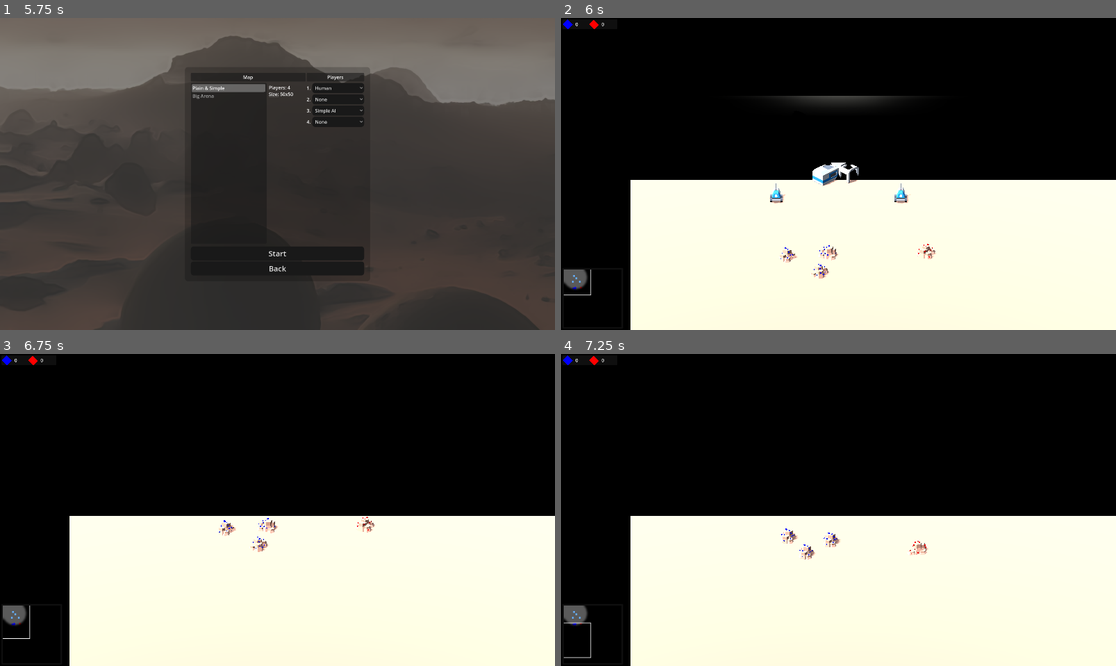
Above: before the commit, frames 1-4 (two rows, left to right).
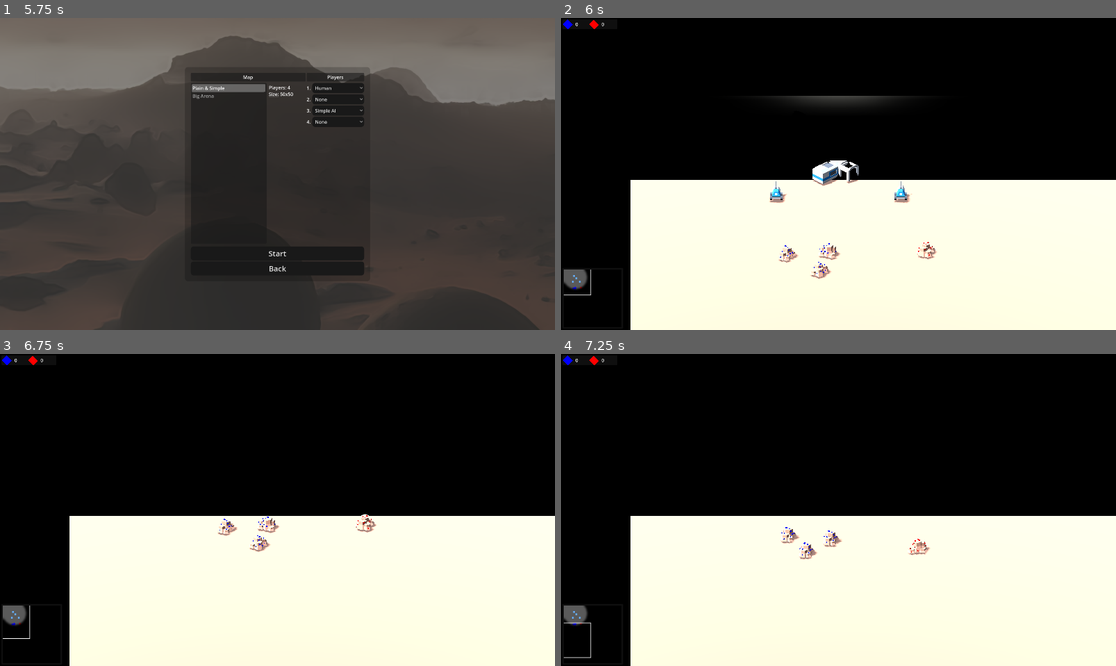
Above: after the commit, the same moments.

Repository: natelindev/command-horizon
Game: Godot game, scene res://source/Main.tscn
Two runs of this game, one before a commit and one after it. Both use one fixed random seed, a clock stepped at 60 frames per second and the inputs below.
Inputs (mouse positions are in pixels of both pictures, inside the frame that each line leads up to):
- Up to frame 1 (5.75 s): move the mouse to (399, 158) at 0.52 s; hold D (move_map_right) 0.53-1.28 s; hold Space (frame_incrementer_step) 0.53-1.28 s; click (399, 158) at 0.67 s; tap Enter at 1.25, 3.5 s; move the mouse to (166, 189) at 1.27 s; hold S (move_map_down) 1.28-2.03 s; tap Delete (god_mode_delete_units) at 1.35, 4.35 s; move the mouse to (333, 105) at 2.02 s; hold D (move_map_right) 2.03-2.78 s; hold R (rotate_structure) 2.03-2.78 s; tap Space (frame_incrementer_step) at 2.75 s; move the mouse to (249, 236) at 2.77 s; hold W (move_map_up) 2.78-3.53 s; tap Shift (shift_selecting) at 2.85 s; click (249, 236) at 2.92 s; move the mouse to (444, 220) at 3.52 s; hold Space (frame_incrementer_step) 3.53-4.28 s; hold A (move_map_left) 3.53-5 s; move the mouse to (111, 127) at 4.27 s; click "Play" at 5 s
- Up to frame 2 (6 s): click "Start" at 5.75 s
- Up to frame 3 (6.75 s): tap Enter at 6.5 s; move the mouse to (305, 510) at 6.52 s; hold S (move_map_down) from 6.53 s (still down); hold R (rotate_structure) from 6.53 s (still down); click (305, 510) at 6.67 s
- Up to frame 4 (7.25 s): keep holding S (move_map_down); keep holding R (rotate_structure)

Frame 1 is identical in both runs. In frame 2, 0.7% of the frame differs, in the area x 37-68%, y 45-84%; in frame 3, 0.3%; in frame 4, 0.3%.

Commit message:
Improve navigation/agent-related settings, #74

Diff:
--- a/source/match/Match.tscn
+++ b/source/match/Match.tscn
@@ -97,9 +97,12 @@
 geometry_collision_mask = 4278190082
 geometry_source_geometry_mode = 2
 geometry_source_group_name = &"terrain_navigation_input"
-agent_height = 2.0
-agent_radius = 1.0
+cell_size = 0.3
+cell_height = 0.3
+agent_height = 1.8
+agent_radius = 0.9
 agent_max_climb = 0.0
+edge_max_error = 1.0
 
 [sub_resource type="ViewportTexture" id="ViewportTexture_vu2gm"]
 viewport_path = NodePath("FogOfWar/CombinedViewport")
--- a/source/match/MatchConstants.gd
+++ b/source/match/MatchConstants.gd
@@ -41,9 +41,9 @@
 	const PLANE = Plane(Vector3.UP, 0)
 
 	class Navmesh:
-		const CELL_SIZE = 0.25
-		const CELL_HEIGHT = 0.25
-		const MAX_AGENT_RADIUS = 1.0  # max radius of movable units
+		const CELL_SIZE = 0.3
+		const CELL_HEIGHT = 0.3
+		const MAX_AGENT_RADIUS = 0.9  # max radius of movable units
 
 
 class Resources:
--- a/source/match/units/AircraftFactory.tscn
+++ b/source/match/units/AircraftFactory.tscn
@@ -17,7 +17,7 @@
 
 [sub_resource type="CylinderShape3D" id="CylinderShape3D_ea0ur"]
 height = 1.0
-radius = 1.5
+radius = 1.1
 
 [sub_resource type="BoxShape3D" id="BoxShape3D_67hxr"]
 size = Vector3(0.1, 5, 0.1)
--- a/source/match/units/AntiAirTurret.tscn
+++ b/source/match/units/AntiAirTurret.tscn
@@ -16,7 +16,7 @@
 
 [sub_resource type="CylinderShape3D" id="CylinderShape3D_65kle"]
 height = 0.8
-radius = 0.6
+radius = 0.2
 
 [node name="AntiAirTurret" type="Area3D"]
 collision_layer = 2
--- a/source/match/units/AntiGroundTurret.tscn
+++ b/source/match/units/AntiGroundTurret.tscn
@@ -16,7 +16,7 @@
 
 [sub_resource type="CylinderShape3D" id="CylinderShape3D_t2frt"]
 height = 0.8
-radius = 0.6
+radius = 0.2
 
 [node name="AntiGroundTurret" type="Area3D"]
 collision_layer = 2
--- a/source/match/units/CommandCenter.tscn
+++ b/source/match/units/CommandCenter.tscn
@@ -17,7 +17,7 @@
 
 [sub_resource type="CylinderShape3D" id="CylinderShape3D_2xy8f"]
 height = 0.8
-radius = 1.8
+radius = 1.4
 
 [sub_resource type="BoxShape3D" id="BoxShape3D_mt1cx"]
 size = Vector3(0.1, 5, 0.1)
--- a/source/match/units/Tank.tscn
+++ b/source/match/units/Tank.tscn
@@ -36,16 +36,18 @@
 
 [node name="Highlight" parent="." instance=ExtResource("1_n4t54")]
 transform = Transform3D(1, 0, 0, 0, 1, 0, 0, 0, 1, 0, 0.05, 0)
+radius = 0.9
 
 [node name="Selection" parent="." instance=ExtResource("2_mbcqe")]
 transform = Transform3D(1, 0, 0, 0, 1, 0, 0, 0, 1, 0, 0.05, 0)
+radius = 0.9
 
 [node name="Movement" parent="." instance=ExtResource("3_4m8ma")]
 path_desired_distance = 0.5
 target_desired_distance = 0.5
 path_height_offset = 0.5
 path_max_distance = 0.51
-radius = 1.0
+radius = 0.9
 neighbor_distance = 8.0
 max_neighbors = 40
 time_horizon_agents = 3.0
@@ -57,3 +59,4 @@
 
 [node name="Targetability" parent="." instance=ExtResource("8_ca2nt")]
 transform = Transform3D(1, 0, 0, 0, 1, 0, 0, 0, 1, 0, 0.05, 0)
+radius = 0.9
--- a/source/match/units/VehicleFactory.tscn
+++ b/source/match/units/VehicleFactory.tscn
@@ -17,7 +17,7 @@
 
 [sub_resource type="CylinderShape3D" id="CylinderShape3D_x8l2r"]
 height = 1.0
-radius = 1.5
+radius = 1.1
 
 [sub_resource type="BoxShape3D" id="BoxShape3D_jajvw"]
 size = Vector3(0.1, 5, 0.1)
--- a/source/match/units/non-player/ResourceA.tscn
+++ b/source/match/units/non-player/ResourceA.tscn
@@ -13,6 +13,7 @@
 
 [sub_resource type="CylinderShape3D" id="CylinderShape3D_wb6so"]
 height = 0.6
+radius = 0.1
 
 [node name="ResourceA" type="Area3D" groups=["resource_units"]]
 script = ExtResource("1_3daqx")
--- a/source/match/units/non-player/ResourceB.tscn
+++ b/source/match/units/non-player/ResourceB.tscn
@@ -13,6 +13,7 @@
 
 [sub_resource type="CylinderShape3D" id="CylinderShape3D_002vj"]
 height = 0.8
+radius = 0.1
 
 [node name="ResourceB" type="Area3D" groups=["resource_units"]]
 script = ExtResource("1_57n8v")
